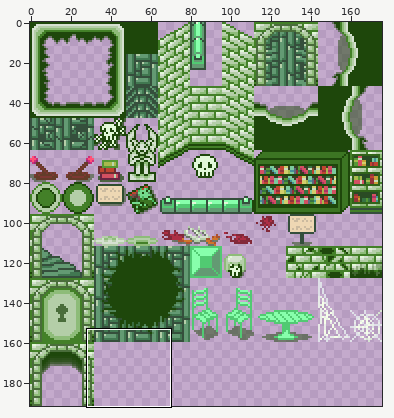
Two states of a sprite sheet, Assets/Graphics/Overworld/Tiles/tileset_level4_new.png. The first picture is a wide view before the edit; the outline marks the close-up.
Close-up. Before:
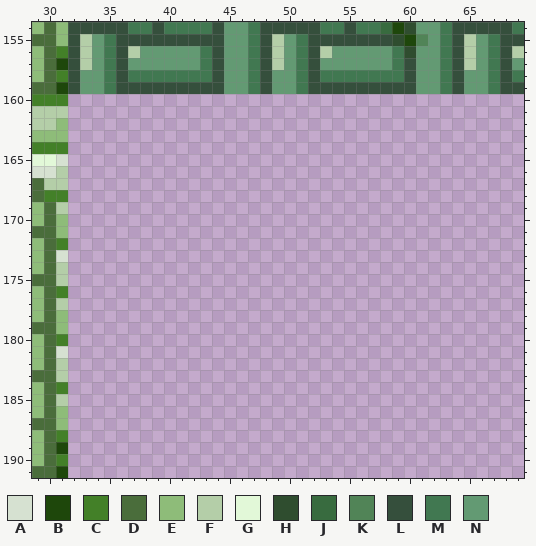
The file is 176x192 pixels. Colours within 5 levels of each other are drawn and written as one. Shown: x 29..69, y 154..191.
Palette (. is transparent): A #d6e1d1  B #1e470b  C #438028  D #4a6d3b  E #8ebc79  F #b4cea8  G #e2f8d8  H #2f4d2f  J #386b3f  K #518457  L #354f3c  M #417851  N #639a73
Pixels before, first column x 29:
154 EDELLLLLMMLMMMMLNNMLLLLLMMLMMJBHNNMLLLLLM
155 DDELFNMLLLLLLLLLNNMLFNMLLLLLLLHBKNMLFNMLL
156 EDCLFNMLFNNNNNMLNNMLFNMLFNNNNNMHNNMLFNMLF
157 EDBLFNMLNNNNNNMLNNMLFNMLNNNNNNMLNNMLFNMLN
158 EDCLNNMLMMMMMMMLNNMLNNMLMMMMMMMLNNMLNNMLM
159 DDBLNNMLLLLLLLLLNNMLNNMLLLLLLLLLNNMLNNMLL
160 CCC......................................
161 FFF......................................
162 FFE......................................
163 EEE......................................
164 CCC......................................
165 GGA......................................
166 AAF......................................
167 DFF......................................
168 DCC......................................
169 EDF......................................
170 EDE......................................
171 DDE......................................
172 EDC......................................
173 EDA......................................
174 EDF......................................
175 DDF......................................
176 EDC......................................
177 EDF......................................
178 EDE......................................
179 DDE......................................
180 EDC......................................
181 EDA......................................
182 EDF......................................
183 DDF......................................
184 EDC......................................
185 EDF......................................
186 EDE......................................
187 DDE......................................
188 EDC......................................
189 EDB......................................
190 EDC......................................
191 DDB......................................
After the commit:
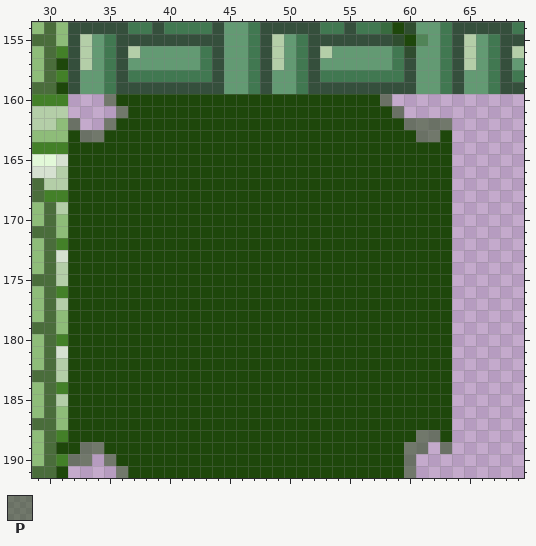
Colours new in this view: P #1e470b80
Change:
{"y":160,"x":35,"old":"........................","new":"PBBBBBBBBBBBBBBBBBBBBBBP"}
{"y":161,"x":36,"old":"........................","new":"PBBBBBBBBBBBBBBBBBBBBBBP"}
{"y":162,"x":32,"old":".","new":"P"}
{"y":162,"x":35,"old":".............................","new":"PBBBBBBBBBBBBBBBBBBBBBBBBPPPP"}
{"y":163,"x":32,"old":"................................","new":"BPPBBBBBBBBBBBBBBBBBBBBBBBBBBPPB"}
{"y":164,"x":32,"old":"................................","new":"BBBBBBBBBBBBBBBBBBBBBBBBBBBBBBBB"}
{"y":165,"x":32,"old":"................................","new":"BBBBBBBBBBBBBBBBBBBBBBBBBBBBBBBB"}
{"y":166,"x":32,"old":"................................","new":"BBBBBBBBBBBBBBBBBBBBBBBBBBBBBBBB"}
{"y":167,"x":32,"old":"................................","new":"BBBBBBBBBBBBBBBBBBBBBBBBBBBBBBBB"}
{"y":168,"x":32,"old":"................................","new":"BBBBBBBBBBBBBBBBBBBBBBBBBBBBBBBB"}
{"y":169,"x":32,"old":"................................","new":"BBBBBBBBBBBBBBBBBBBBBBBBBBBBBBBB"}
{"y":170,"x":32,"old":"................................","new":"BBBBBBBBBBBBBBBBBBBBBBBBBBBBBBBB"}
{"y":171,"x":32,"old":"................................","new":"BBBBBBBBBBBBBBBBBBBBBBBBBBBBBBBB"}
{"y":172,"x":32,"old":"................................","new":"BBBBBBBBBBBBBBBBBBBBBBBBBBBBBBBB"}
{"y":173,"x":32,"old":"................................","new":"BBBBBBBBBBBBBBBBBBBBBBBBBBBBBBBB"}
{"y":174,"x":32,"old":"................................","new":"BBBBBBBBBBBBBBBBBBBBBBBBBBBBBBBB"}
{"y":175,"x":32,"old":"................................","new":"BBBBBBBBBBBBBBBBBBBBBBBBBBBBBBBB"}
{"y":176,"x":32,"old":"................................","new":"BBBBBBBBBBBBBBBBBBBBBBBBBBBBBBBB"}
{"y":177,"x":32,"old":"................................","new":"BBBBBBBBBBBBBBBBBBBBBBBBBBBBBBBB"}
{"y":178,"x":32,"old":"................................","new":"BBBBBBBBBBBBBBBBBBBBBBBBBBBBBBBB"}
{"y":179,"x":32,"old":"................................","new":"BBBBBBBBBBBBBBBBBBBBBBBBBBBBBBBB"}
{"y":180,"x":32,"old":"................................","new":"BBBBBBBBBBBBBBBBBBBBBBBBBBBBBBBB"}
{"y":181,"x":32,"old":"................................","new":"BBBBBBBBBBBBBBBBBBBBBBBBBBBBBBBB"}
{"y":182,"x":32,"old":"................................","new":"BBBBBBBBBBBBBBBBBBBBBBBBBBBBBBBB"}
{"y":183,"x":32,"old":"................................","new":"BBBBBBBBBBBBBBBBBBBBBBBBBBBBBBBB"}
{"y":184,"x":32,"old":"................................","new":"BBBBBBBBBBBBBBBBBBBBBBBBBBBBBBBB"}
{"y":185,"x":32,"old":"................................","new":"BBBBBBBBBBBBBBBBBBBBBBBBBBBBBBBB"}
{"y":186,"x":32,"old":"................................","new":"BBBBBBBBBBBBBBBBBBBBBBBBBBBBBBBB"}
{"y":187,"x":32,"old":"................................","new":"BBBBBBBBBBBBBBBBBBBBBBBBBBBBBBBB"}
{"y":188,"x":32,"old":"................................","new":"BBBBBBBBBBBBBBBBBBBBBBBBBBBBBPPB"}
{"y":189,"x":32,"old":"..............................","new":"BPPBBBBBBBBBBBBBBBBBBBBBBBBBPP"}
{"y":189,"x":63,"old":".","new":"P"}
{"y":190,"x":32,"old":"..","new":"PP"}
{"y":190,"x":35,"old":"..........................","new":"PBBBBBBBBBBBBBBBBBBBBBBBBP"}
{"y":191,"x":36,"old":".........................","new":"PBBBBBBBBBBBBBBBBBBBBBBBP"}
{"label":"added","picture_box":[68,94,452,478]}
